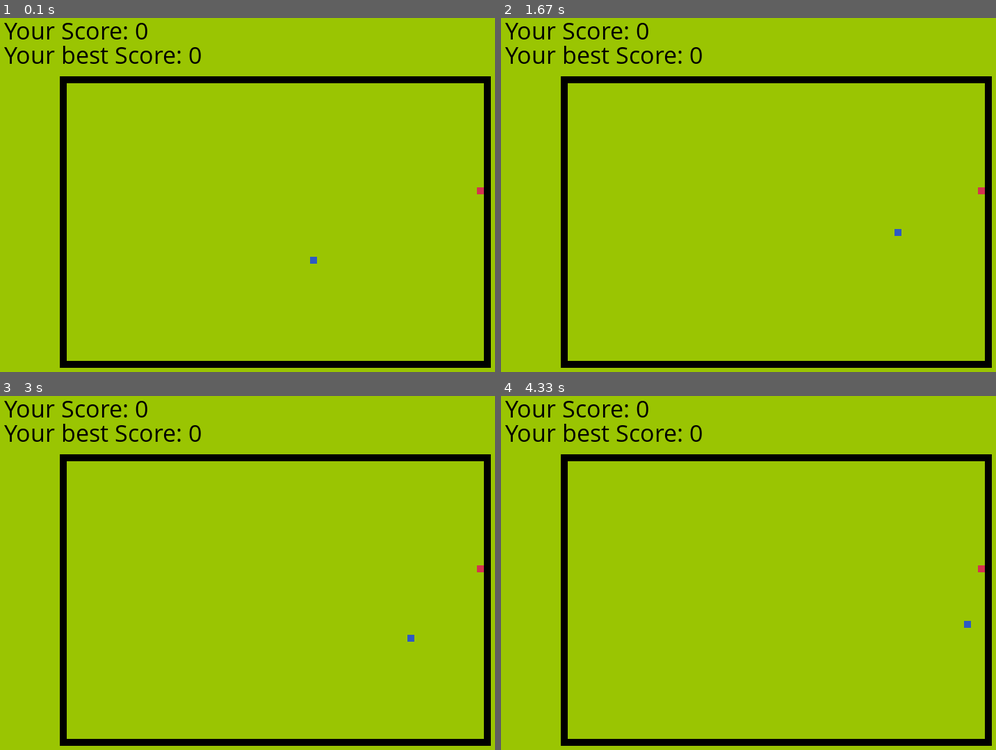
Above: before the commit, frames 1-4 (two rows, left to right).
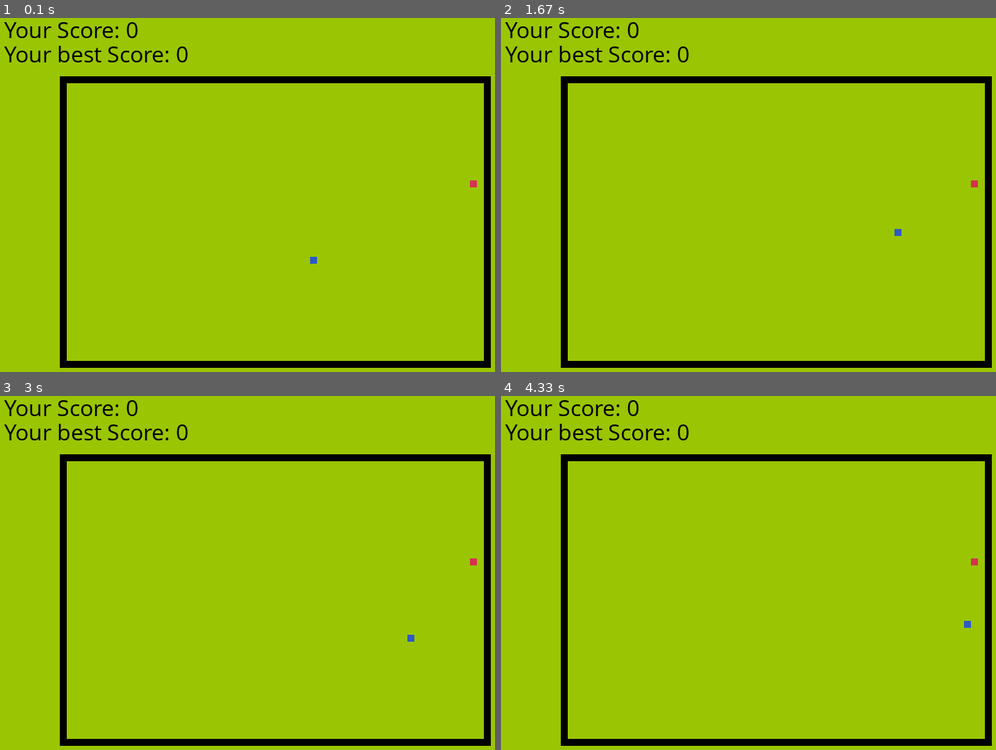
Above: after the commit, the same moments.

Repository: Skippi-engineer/Snake-Pygame
Game: pygame game, started from Snake.py
Same seed, same stepped clock (60 frames per second), same inputs: the game is played once before the commit and once after it.
Inputs:
- Up to frame 1 (0.1 s): no input
- Up to frame 2 (1.67 s): hold Right 0.33-0.8 s; hold Up 0.83-1.13 s; hold Right 1.17-1.63 s
- Up to frame 3 (3 s): hold Down 2.23-2.53 s; hold Left 2.57-2.97 s
- Up to frame 4 (4.33 s): hold Up 3-3.37 s; hold Right 3.4-4.03 s; hold Down from 4.07 s (still down)

The runs differ from the first frame. In frame 1, 1.5% of the frame differs, in the area x 0-98%, y 1-50%; in frame 2, 1.5%; in frame 3, 1.5%; in frame 4, 1.5%.

Commit message:
Snake 1.1
Added second color to snake.
Now it's easy to change parameters.

Diff:
--- a/Snake.py
+++ b/Snake.py
@@ -1,3 +1,10 @@
+#
+# SIMPLE SNAKE GAME USING PYGAME
+#
+# Controls - arrow keys
+# Requirements: pygame
+#
+
 import pygame
 import random
 
@@ -7,31 +14,48 @@
 # Screen and game size:
 SCREEN_WIDTH = 800
 SCREEN_HEIGHT = 600
+GAME_WIDTH = 600
+GAME_HEIGHT = 400
 GAME_CHANGE = 100
-GAME_WIDTH = SCREEN_WIDTH - GAME_CHANGE
-GAME_HEIGHT = SCREEN_HEIGHT - GAME_CHANGE
-display = pygame.display.set_mode((SCREEN_WIDTH, SCREEN_HEIGHT))
 
 # Colors:
 BLACK = (0, 0, 0)
 RED = (213, 50, 80)
 GREEN = (154, 197, 2)
 BLUE = (46, 90, 195)
+LIGHT_BLUE = (56, 120, 195)
 
-# Size and speed:
+# Snake size and speed:
 SNAKE_BLOCK = 10
 SNAKE_SPEED = 12
 
 # Font and description:
 pygame.display.set_caption('Simple Snake Game')
 FONT_ARIAL = pygame.font.SysFont("arial", SCREEN_WIDTH // 25)
-FONT_COMICSANSMS = pygame.font.SysFont("comicsansms", SCREEN_WIDTH // 22)
+FONT_COMICSANSMS = pygame.font.SysFont("comicsansms", SCREEN_WIDTH // 23)
+
+# Initialization:
+display = pygame.display.set_mode((SCREEN_WIDTH, SCREEN_HEIGHT))
+GAME_WIDTH = (GAME_WIDTH // SNAKE_BLOCK) * SNAKE_BLOCK
+GAME_HEIGHT = (GAME_HEIGHT // SNAKE_BLOCK) * SNAKE_BLOCK
+GAME_CHANGE = (GAME_CHANGE // SNAKE_BLOCK) * SNAKE_BLOCK
+END_Y = GAME_HEIGHT
+END_X = GAME_WIDTH + SNAKE_BLOCK
+GAME_WIDTH += GAME_CHANGE
+GAME_HEIGHT += GAME_CHANGE
 
 
 # Functions:
-def our_snake(snake_block, snake_list):
+def draw_snake(snake_block, snake_list):
+    one = True
     for x in snake_list:
-        pygame.draw.rect(display, BLUE, [x[0], x[1], snake_block, snake_block])
+        if one:
+            pygame.draw.rect(display, BLUE, [x[0], x[1], snake_block, snake_block])
+            one = False
+        else:
+            pygame.draw.rect(display, LIGHT_BLUE, [x[0], x[1], snake_block, snake_block])
+            one = True
+    pygame.draw.rect(display, BLUE, [snake_list[0][0], snake_list[0][1], snake_block, snake_block])
 
 
 def message(msg, color, font, xy):
@@ -53,14 +77,15 @@
 
 
 def game_draw():
+    # pygame.draw.rect(display, RED, [start_x, start_y, end_x, end_y])
     # Width up:
-    pygame.draw.rect(display, BLACK, [GAME_CHANGE - 10, GAME_CHANGE - 10, GAME_WIDTH - 90, SNAKE_BLOCK])
+    pygame.draw.rect(display, BLACK, [GAME_CHANGE - SNAKE_BLOCK, GAME_CHANGE - SNAKE_BLOCK, END_X, SNAKE_BLOCK])
     # Width down:
-    pygame.draw.rect(display, BLACK, [GAME_CHANGE - 10, GAME_HEIGHT, GAME_WIDTH - 90, SNAKE_BLOCK])
+    pygame.draw.rect(display, BLACK, [GAME_CHANGE - SNAKE_BLOCK, GAME_HEIGHT, END_X + SNAKE_BLOCK, SNAKE_BLOCK])
     # Height LEFT:
-    pygame.draw.rect(display, BLACK, [GAME_CHANGE - 10, GAME_CHANGE, SNAKE_BLOCK, GAME_HEIGHT - 100])
+    pygame.draw.rect(display, BLACK, [GAME_CHANGE - SNAKE_BLOCK, GAME_CHANGE, SNAKE_BLOCK, END_Y])
     # Height RIGHT:
-    pygame.draw.rect(display, BLACK, [GAME_WIDTH, GAME_CHANGE - 10, SNAKE_BLOCK, GAME_HEIGHT - 80])
+    pygame.draw.rect(display, BLACK, [GAME_WIDTH, GAME_CHANGE - SNAKE_BLOCK, SNAKE_BLOCK, END_Y + SNAKE_BLOCK])
 
 
 def game_over(best_score, length_of_snake):
@@ -85,8 +110,8 @@
     game_continue = True
 
     # The place where the snake start:
-    snake_x = GAME_WIDTH // 2 + GAME_CHANGE
-    snake_y = GAME_HEIGHT // 2 + GAME_CHANGE
+    snake_x = (GAME_WIDTH // 2 + GAME_CHANGE) // SNAKE_BLOCK * SNAKE_BLOCK
+    snake_y = (GAME_HEIGHT // 2 + GAME_CHANGE) // SNAKE_BLOCK * SNAKE_BLOCK
 
     # Direction of movement:
     move_x = 0
@@ -95,8 +120,8 @@
     snake_list = []
     length_of_snake = 1
 
-    food_x = round(random.randrange(GAME_CHANGE, GAME_WIDTH - SNAKE_BLOCK) / 10.0) * 10.0
-    food_y = round(random.randrange(GAME_CHANGE, GAME_HEIGHT - SNAKE_BLOCK) / 10.0) * 10.0
+    food_x = round(random.randrange(GAME_CHANGE, GAME_WIDTH - SNAKE_BLOCK) // SNAKE_BLOCK) * SNAKE_BLOCK
+    food_y = round(random.randrange(GAME_CHANGE, GAME_HEIGHT - SNAKE_BLOCK) // SNAKE_BLOCK) * SNAKE_BLOCK
 
     while game_continue:
 
@@ -128,9 +153,7 @@
         display.fill(GREEN)
         game_draw()
         pygame.draw.rect(display, RED, [food_x, food_y, SNAKE_BLOCK, SNAKE_BLOCK])
-        snake_head = []
-        snake_head.append(snake_x)
-        snake_head.append(snake_y)
+        snake_head = [snake_x, snake_y]
         snake_list.append(snake_head)
         if len(snake_list) > length_of_snake:
             del snake_list[0]
@@ -140,15 +163,15 @@
                 game_over(length_of_snake, best_score)
                 game_continue = False
 
-        our_snake(SNAKE_BLOCK, snake_list)
+        draw_snake(SNAKE_BLOCK, snake_list)
         your_score(length_of_snake)
         best_score = your_best(best_score, length_of_snake)
 
         pygame.display.update()
 
         if snake_x == food_x and snake_y == food_y:
-            food_x = round(random.randrange(GAME_CHANGE, GAME_WIDTH - SNAKE_BLOCK) / 10.0) * 10.0
-            food_y = round(random.randrange(GAME_CHANGE, GAME_HEIGHT - SNAKE_BLOCK) / 10.0) * 10.0
+            food_x = round(random.randrange(GAME_CHANGE, GAME_WIDTH - SNAKE_BLOCK) // SNAKE_BLOCK) * SNAKE_BLOCK
+            food_y = round(random.randrange(GAME_CHANGE, GAME_HEIGHT - SNAKE_BLOCK) // SNAKE_BLOCK) * SNAKE_BLOCK
             length_of_snake += 1
 
         clock.tick(SNAKE_SPEED)
